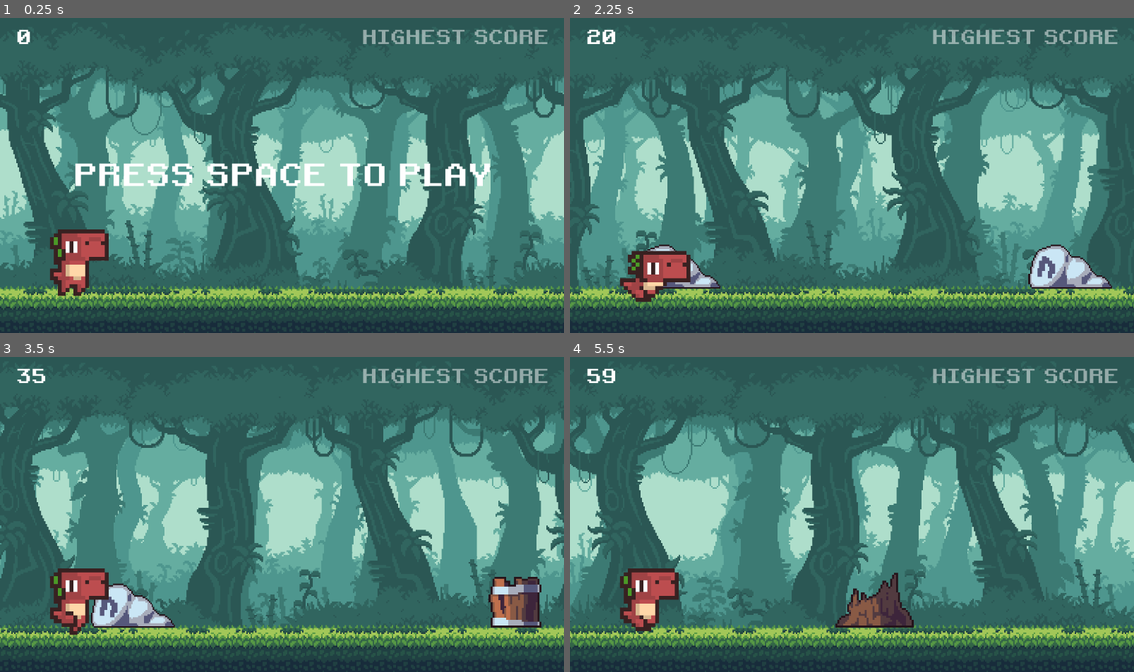
Above: before the commit, frames 1-4 (two rows, left to right).
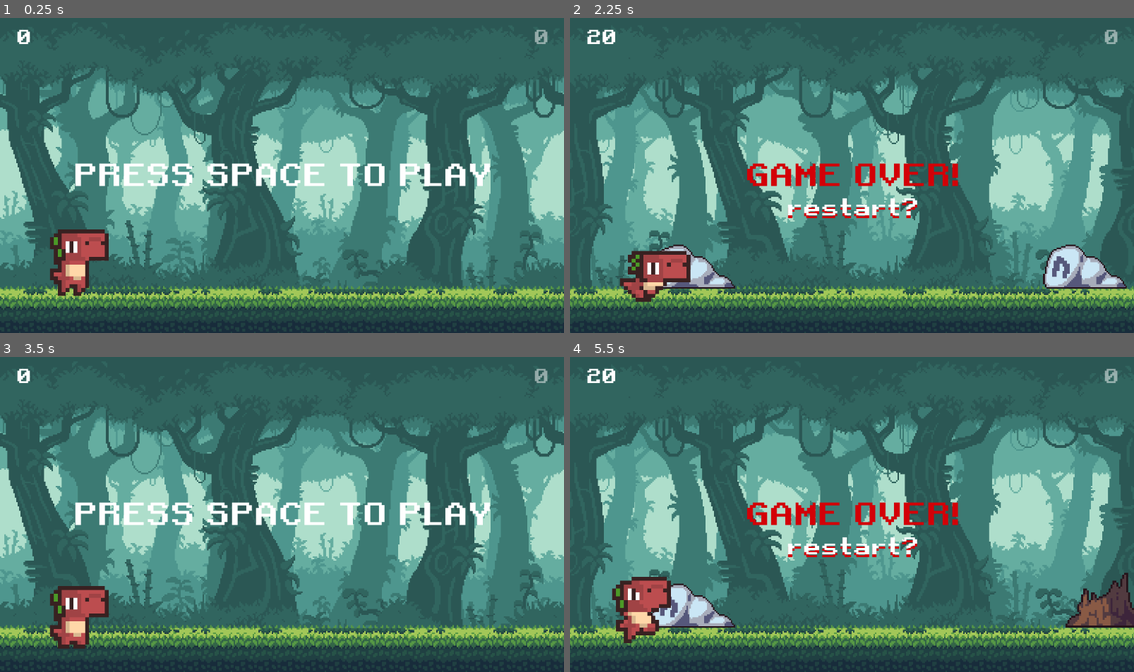
Above: after the commit, the same moments.

Repository: naturalstupidity0246/dinosaur-side-scrolling-game
Game: Godot game, scene res://assets/main.tscn
Same seed, same stepped clock (60 frames per second), same inputs: the game is played once before the commit and once after it.
Inputs (mouse positions are in pixels of both pictures, inside the frame that each line leads up to):
- Up to frame 1 (0.25 s): no input
- Up to frame 2 (2.25 s): tap Space (jump) at 0.5, 0.77, 1.52 s; hold S (duck) 0.53-1.28 s; tap S (duck) at 1.35 s; hold S (duck) from 2.03 s (still down)
- Up to frame 3 (3.5 s): release S (duck) at 2.75 s; click (282, 546) at 2.75 s, where only the run after the commit has a clickable "restart?"
- Up to frame 4 (5.5 s): tap Space (jump) at 3.5, 3.77, 4.52, 5.27 s; tap S (duck) at 3.6, 5.1 s; hold S (duck) 4.28-5.03 s

The runs differ from the first frame. In frame 1, 0.7% of the frame differs, in the area x 64-98%, y 3-9%; in frame 2, 28%; in frame 3, 40%; in frame 4, 51%, in the area x 0-100%, y 3-93%.
Error before the commit: Invalid operands 'Vector2' and 'float' in operator '<'. (res://assets/scripts/main.gd:80)

Commit message:
WE ADDED HIGH SCORE + GAME OVER + YOU CAN SAVE NOW

Diff:
--- a/assets/dino.tscn
+++ b/assets/dino.tscn
@@ -152,7 +152,7 @@
 [sub_resource type="RectangleShape2D" id="RectangleShape2D_qm1w2"]
 size = Vector2(11, 8)
 
-[node name="dino" type="CharacterBody2D" unique_id=38499974]
+[node name="dino" type="CharacterBody2D" unique_id=38499974 groups=["player"]]
 z_index = 1
 scale = Vector2(8, 8)
 script = ExtResource("1_3tl40")
--- /dev/null
+++ b/assets/gameover.tscn
@@ -0,0 +1,96 @@
+[gd_scene format=3 uid="uid://d0giw0bm3yo4m"]
+
+[ext_resource type="FontFile" uid="uid://vcnsxrj8yjqf" path="res://assets/fonts/retro.ttf" id="1_t0xof"]
+
+[sub_resource type="StyleBoxEmpty" id="StyleBoxEmpty_t0xof"]
+
+[sub_resource type="StyleBoxEmpty" id="StyleBoxEmpty_wq4dk"]
+
+[sub_resource type="StyleBoxEmpty" id="StyleBoxEmpty_87yat"]
+
+[sub_resource type="StyleBoxEmpty" id="StyleBoxEmpty_uydeh"]
+
+[sub_resource type="StyleBoxEmpty" id="StyleBoxEmpty_sb1ye"]
+
+[sub_resource type="StyleBoxEmpty" id="StyleBoxEmpty_sadjg"]
+
+[sub_resource type="StyleBoxEmpty" id="StyleBoxEmpty_k0k87"]
+
+[sub_resource type="StyleBoxEmpty" id="StyleBoxEmpty_8ui0b"]
+
+[sub_resource type="StyleBoxEmpty" id="StyleBoxEmpty_2axfd"]
+
+[sub_resource type="StyleBoxEmpty" id="StyleBoxEmpty_ff70j"]
+
+[sub_resource type="StyleBoxEmpty" id="StyleBoxEmpty_ypjx8"]
+
+[sub_resource type="StyleBoxEmpty" id="StyleBoxEmpty_creek"]
+
+[sub_resource type="StyleBoxEmpty" id="StyleBoxEmpty_ncd7c"]
+
+[node name="GAMEOVER" type="CanvasLayer" unique_id=1568357673]
+
+[node name="GAMEOVER" type="Label" parent="." unique_id=540333094]
+offset_left = 356.0
+offset_top = 283.0
+offset_right = 795.0
+offset_bottom = 365.0
+size_flags_horizontal = 4
+theme_override_colors/font_color = Color(0.8285353, 0, 0.027083559, 1)
+theme_override_fonts/font = ExtResource("1_t0xof")
+theme_override_font_sizes/font_size = 64
+text = "GAME OVER!"
+vertical_alignment = 1
+text_direction = 1
+
+[node name="restart" type="Label" parent="." unique_id=75439487]
+anchors_preset = 8
+anchor_left = 0.5
+anchor_top = 0.5
+anchor_right = 0.5
+anchor_bottom = 0.5
+offset_left = -135.5
+offset_top = 31.0
+offset_right = 135.5
+offset_bottom = 113.0
+grow_horizontal = 2
+grow_vertical = 2
+size_flags_horizontal = 4
+theme_override_colors/font_color = Color(0.827451, 0, 0.02745098, 1)
+theme_override_fonts/font = ExtResource("1_t0xof")
+theme_override_font_sizes/font_size = 48
+theme_override_styles/normal = SubResource("StyleBoxEmpty_t0xof")
+theme_override_styles/focus = SubResource("StyleBoxEmpty_wq4dk")
+text = "restart?"
+vertical_alignment = 1
+text_direction = 1
+
+[node name="restart2" type="Button" parent="." unique_id=1726179156]
+anchors_preset = 8
+anchor_left = 0.5
+anchor_top = 0.5
+anchor_right = 0.5
+anchor_bottom = 0.5
+offset_left = -139.5
+offset_top = 31.0
+offset_right = 139.5
+offset_bottom = 101.0
+grow_horizontal = 2
+grow_vertical = 2
+theme_override_colors/font_color = Color(1, 1, 1, 1)
+theme_override_colors/font_focus_color = Color(0.9490196, 0.9490196, 0, 1)
+theme_override_colors/font_hover_color = Color(0.9490196, 0.9490196, 0, 1)
+theme_override_fonts/font = ExtResource("1_t0xof")
+theme_override_font_sizes/font_size = 48
+theme_override_styles/normal = SubResource("StyleBoxEmpty_87yat")
+theme_override_styles/normal_mirrored = SubResource("StyleBoxEmpty_uydeh")
+theme_override_styles/pressed = SubResource("StyleBoxEmpty_sb1ye")
+theme_override_styles/pressed_mirrored = SubResource("StyleBoxEmpty_sadjg")
+theme_override_styles/hover = SubResource("StyleBoxEmpty_k0k87")
+theme_override_styles/hover_mirrored = SubResource("StyleBoxEmpty_8ui0b")
+theme_override_styles/hover_pressed = SubResource("StyleBoxEmpty_2axfd")
+theme_override_styles/hover_pressed_mirrored = SubResource("StyleBoxEmpty_ff70j")
+theme_override_styles/disabled = SubResource("StyleBoxEmpty_ypjx8")
+theme_override_styles/disabled_mirrored = SubResource("StyleBoxEmpty_creek")
+theme_override_styles/focus = SubResource("StyleBoxEmpty_ncd7c")
+text = "restart?"
--- a/assets/hud.tscn
+++ b/assets/hud.tscn
@@ -15,7 +15,7 @@
 theme_override_constants/margin_right = 32
 theme_override_constants/margin_bottom = 16
 
-[node name="HIGHEST SCORE" type="Label" parent="MarginContainer" unique_id=1066224177]
+[node name="HIGHESTSCORE" type="Label" parent="MarginContainer" unique_id=1066224177]
 layout_mode = 2
 size_flags_horizontal = 8
 size_flags_vertical = 0
--- a/assets/main.tscn
+++ b/assets/main.tscn
@@ -5,6 +5,7 @@
 [ext_resource type="PackedScene" uid="uid://bp2k1yqmnig22" path="res://assets/dino.tscn" id="2_836ik"]
 [ext_resource type="PackedScene" uid="uid://0k7p3ofvjpce" path="res://assets/ground.tscn" id="3_j2eim"]
 [ext_resource type="PackedScene" uid="uid://p0tapbrh4kj2" path="res://assets/hud.tscn" id="5_j2eim"]
+[ext_resource type="PackedScene" uid="uid://d0giw0bm3yo4m" path="res://assets/gameover.tscn" id="6_ujfqy"]
 
 [node name="main" type="Node" unique_id=1620578132]
 script = ExtResource("1_836ik")
@@ -20,3 +21,6 @@
 position = Vector2(576, 324)
 
 [node name="HUD" parent="." unique_id=1568357673 instance=ExtResource("5_j2eim")]
+
+[node name="GAMEOVER" parent="." unique_id=1386364824 instance=ExtResource("6_ujfqy")]
+process_mode = 2
--- a/assets/scripts/main.gd
+++ b/assets/scripts/main.gd
@@ -1,4 +1,7 @@
 extends Node
+
+#for saving
+var save_path = "user://variable.save"
 
 #preload obstacles
 var stump = preload("res://assets/stump.tscn");
@@ -16,12 +19,15 @@
 const MAX_DIFFICULTY: int = 5
 const bird_difficulty_spawn: int = 3;
 
-var score: int
+var score: int;
+var high_score: int;
 const SCORE_MODIFIER: int = 50;
 @onready var dino: CharacterBody2D = $dino;
 @onready var camera: Camera2D = $camera
 @onready var ground: StaticBody2D = $ground
 @onready var hud: CanvasLayer = $HUD
+@onready var gameover: CanvasLayer = $GAMEOVER
+var player: CharacterBody2D;
 
 var speed: int; #changing speed
 const START_SPEED: int = 10;
@@ -35,14 +41,20 @@
 var obs_x_offscreen = 100; #so it will appear offscreen
 
 func _ready():
+	player = get_tree().get_first_node_in_group("player")
 	screen_size = get_window().size;
 	ground_height = ground.get_node("Sprite2D").texture.get_height()
+	gameover.get_node("restart2").pressed.connect(new_game) #when the restart button is pressed the game will restart
 	new_game()
 
 func new_game():
+	load_data()
 	#reset var
 	score = 0;
 	show_score();
+	#show high score
+	check_high_score()
+	get_tree().paused = false; #SO IF There is a gameover the game restarts and if we restart the gameunpauses
 	difficulty = 0;
 	#resets everything if there is a new game
 	dino.position = DINO_START_POS;
@@ -50,8 +62,14 @@
 	camera.position = CAM_START_POS;
 	ground.position = Vector2i(0,0)
 
-	#show start game text
+	#resets obstacles
+	for obs in obstacles:
+		obs.queue_free()
+	obstacles.clear()
+
+	#show start game text + hiding game over text
 	hud.get_node("MarginContainer/pressspaceto_play").show()
+	gameover.hide()
 
 func _process(_delta):
 	if game_running == true:
@@ -77,7 +95,7 @@
 
 		#remove obstacles that have gone off screen
 		for obs in obstacles:
-			if obs.position < (camera.position.x - screen_size.x):
+			if obs.position.x < (camera.position.x - screen_size.x):
 				remove_obs(obs)
 	else:
 		if Input.is_action_just_pressed("jump"):
@@ -109,6 +127,7 @@
 
 func add_obs(obs, x, y): #adds obstacles
 	obs.position = Vector2i(x, y)
+	obs.body_entered.connect(hit_obs)
 	add_child(obs);
 	obstacles.append(obs)
 
@@ -116,12 +135,42 @@
 	obs.queue_free()
 	obstacles.erase(obs)
 
+func hit_obs(body): #when you hhit  the obstacle
+	if body == player:
+		game_over()
+
 func show_score():
 	@warning_ignore("integer_division")
 	hud.get_node("MarginContainer/current_score").text = str(score / SCORE_MODIFIER)
+
+func check_high_score():
+	if score > high_score:
+		high_score = score;
+	@warning_ignore("integer_division")
+	hud.get_node("MarginContainer/HIGHESTSCORE").text = str(high_score / SCORE_MODIFIER)
 
 func adjust_difficulty():
 	@warning_ignore("narrowing_conversion")
 	difficulty = score / SPEED_MODIFIER;
 	if difficulty > MAX_DIFFICULTY:
 		difficulty = MAX_DIFFICULTY;
+
+func game_over(): #ends the game
+	save()
+	get_tree().paused = true;
+	game_running = false;
+	gameover.show()
+
+#for saving the file
+func save():
+	var file = FileAccess.open(save_path, FileAccess.WRITE)
+	file.store_var(high_score)
+
+#for loading the save data
+func load_data():
+	if FileAccess.file_exists(save_path):
+		var file = FileAccess.open(save_path, FileAccess.READ)
+		high_score = file.get_var(high_score); #gets the var saved in the file
+	else:
+		print("no data found!")
+		high_score = 0;
